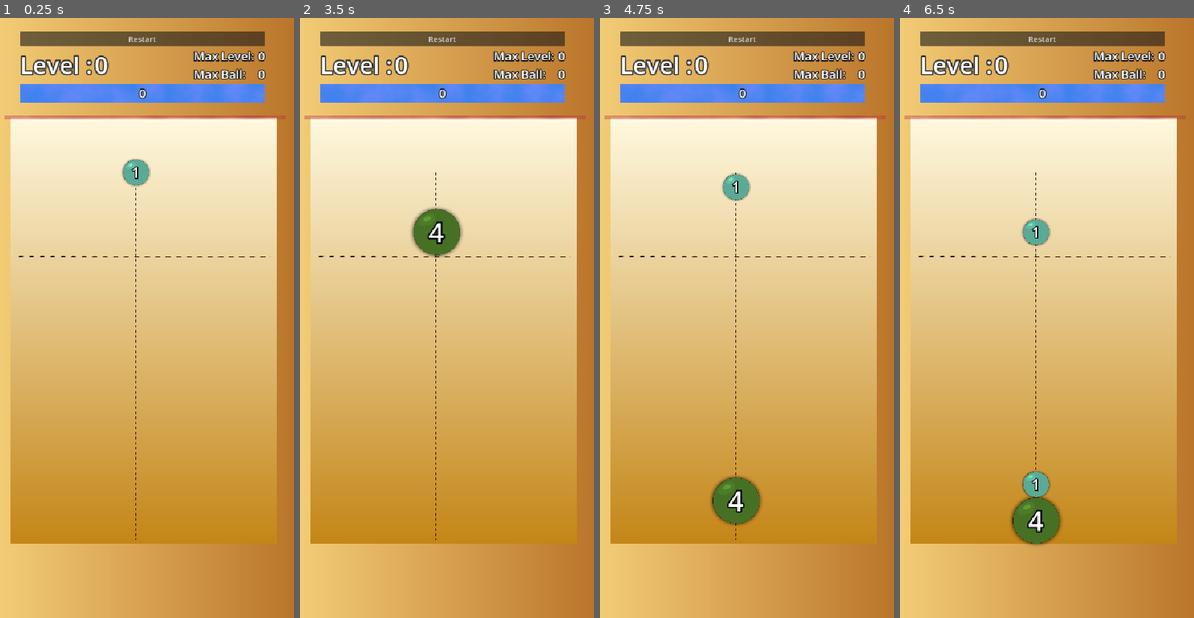
Above: before the commit, frames 1-4 (left to right).
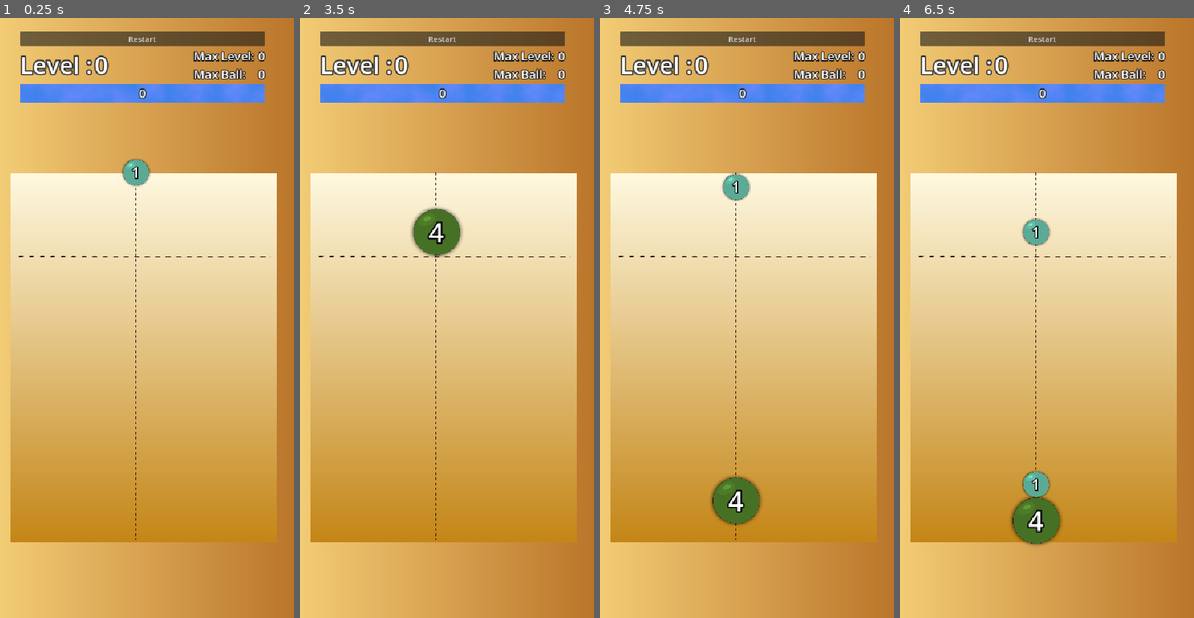
Above: after the commit, the same moments.

Repository: fteppe/ball-2048
Game: Godot game, scene res://MainMap.tscn
The game is run twice, just before and just after one commit, with the same random seed, the same clock (stepped at 60 frames per second) and the same inputs.
Inputs (mouse positions are in pixels of both pictures, inside the frame that each line leads up to):
- Up to frame 1 (0.25 s): no input
- Up to frame 2 (3.5 s): click "Restart" at 0.5 s; click "Restart" at 1.25 s; click "Restart" at 2 s; tap Enter at 2.75 s; move the mouse to (508, 288) at 2.77 s; click (508, 288) at 2.92 s
- Up to frame 3 (4.75 s): move the mouse to (679, 348) at 3.52 s; click (679, 348) at 3.67 s; move the mouse to (770, 186) at 4.27 s; click (770, 186) at 4.42 s
- Up to frame 4 (6.5 s): move the mouse to (1026, 438) at 5.02 s; click (1026, 438) at 5.17 s; move the mouse to (1132, 408) at 5.77 s; click (1132, 408) at 5.92 s

The runs differ from the first frame. In frame 1, 12% of the frame differs, in the area x 1-98%, y 16-88%; in frame 2, 13%; in frame 3, 12%; in frame 4, 13%.

Commit message:
various fixes, death imunity for the ball, fixes to death zone and font calc

Diff:
--- a/Ball.tscn
+++ b/Ball.tscn
@@ -151,6 +151,7 @@
 max_contacts_reported = 5
 script = ExtResource("1_gk6bx")
 rank_colors = Array[Color]([Color(0.48061204, 0.9063473, 0.79755753, 1), Color(0.8352941, 0.3647059, 0.8352941, 1), Col …(498 unchanged characters)…
+death_imunity_time_msec = 2000
 
 [node name="CollisionShape2D" type="CollisionShape2D" parent="." unique_id=704621146]
 shape = SubResource("CircleShape2D_pa54t")
--- a/DeathZone.tscn
+++ b/DeathZone.tscn
@@ -5,16 +5,6 @@
 
 [sub_resource type="RectangleShape2D" id="RectangleShape2D_jvtl2"]
 size = Vector2(555.5, 5)
-
-[sub_resource type="Gradient" id="Gradient_j53p1"]
-colors = PackedColorArray(0.61, 0.1159, 0.255895, 0.45490196, 0.77, 0.21559997, 0.2710399, 0.34117648)
-
-[sub_resource type="FastNoiseLite" id="FastNoiseLite_jvtl2"]
-
-[sub_resource type="NoiseTexture2D" id="NoiseTexture2D_j53p1"]
-height = 10
-noise = SubResource("FastNoiseLite_jvtl2")
-color_ramp = SubResource("Gradient_j53p1")
 
 [sub_resource type="RectangleShape2D" id="RectangleShape2D_j53p1"]
 size = Vector2(555.5, 845)
@@ -34,16 +24,11 @@
 end_cap_mode = 2
 
 [node name="DeathZone" type="Area2D" parent="." unique_id=1206681847]
-position = Vector2(1, 35)
+position = Vector2(-2, 140)
 
 [node name="CollisionShape2D" type="CollisionShape2D" parent="DeathZone" unique_id=1631643386]
 position = Vector2(279, -309)
 shape = SubResource("RectangleShape2D_jvtl2")
-
-[node name="Sprite2D" type="Sprite2D" parent="DeathZone" unique_id=980482684]
-position = Vector2(279.00003, -309.00003)
-scale = Vector2(1.0817815, -0.71923995)
-texture = SubResource("NoiseTexture2D_j53p1")
 
 [node name="AliveZone" type="Area2D" parent="." unique_id=1271297322]
 
--- a/MainMap.tscn
+++ b/MainMap.tscn
@@ -44,9 +44,9 @@
 texture = SubResource("GradientTexture2D_h7suj")
 
 [node name="Background" type="Sprite2D" parent="." unique_id=1255627473]
-position = Vector2(268, 226.7)
+position = Vector2(268, 280.255)
 rotation = -1.5707965
-scale = Vector2(13.105, 8.213)
+scale = Vector2(11.335, 8.213)
 texture = SubResource("GradientTexture2D_x4u1r")
 
 [node name="Left" type="StaticBody2D" parent="." unique_id=437479823]
--- a/ball.gd
+++ b/ball.gd
@@ -5,6 +5,7 @@
 
 @export var rank : int = 1
 @export var rank_colors : Array[Color]
+@export var death_imunity_time_msec : int = 0
 @onready var timer = $Timer
 
 var ball_scene : PackedScene = load("res://Ball.tscn")
@@ -15,6 +16,7 @@
 var max_time_death_zone : float = GameModeBall.get_death_time()
 var death_zone_time : float = 0.
 var is_dying : bool = false
+var start_living : int = 0
 
 func get_radius():
 	return ($CollisionShape2D.shape as CircleShape2D).radius
@@ -23,7 +25,7 @@
 	%BallNumber.text = str(number)
 	var font_size = 59
 	%BallNumber.add_theme_font_size_override("normal_font_size", font_size)
-	while %BallNumber.get_theme_font("normal_font").get_string_size(%BallNumber.text,%BallNumber.horizontal_alignment, -1, font_size).x > %BallNumber.get_content_width():
+	while %BallNumber.get_theme_font("normal_font").get_string_size(%BallNumber.text,%BallNumber.horizontal_alignment, -1, font_size).x > %BallNumber.get_content_width() && font_size > 1:
 		font_size -= 1
 		%BallNumber.add_theme_font_size_override("normal_font_size", font_size)
 
@@ -59,21 +61,20 @@
 	$Visuals/AnimationPlayer.play("fuze_anim")
 	$Visuals/VisualAnimRoot/CPUParticles2D.restart()
 
-
-
 # Called when the node enters the scene tree for the first time.
 func _ready():
 	initial_rotation = $Visuals/VisualAnimRoot/Sprite2D.global_rotation
 	initial_collider_radius = 51
 	GameModeBall.ball_died.connect(game_over)
 	update_size_from_rank()
+	start_living = Time.get_ticks_msec()
 	pass # Replace with function body.
 
 func die():
 	GameModeBall.ball_died.emit(self)
 
 func start_deah():
-	if !is_dying:
+	if !is_dying && _can_die():
 		is_dying = true
 		$Visuals/AnimationPlayer.play("death")
 
@@ -105,3 +106,10 @@
 func game_over(ball : Ball):
 	timer.start(randf_range(0.1, 1.))
 	timer.timeout.connect(start_deah)
+
+func _can_die():
+	return Time.get_ticks_msec() - start_living > self.death_imunity_time_msec
+
+func drop_ball():
+	self.process_mode = Node.PROCESS_MODE_INHERIT
+	start_living = Time.get_ticks_msec()
--- a/ball_spawner.gd
+++ b/ball_spawner.gd
@@ -63,7 +63,7 @@
 			if held_ball:
 				held_ball.body_entered.connect(ball_collided)
 				held_ball.ball_destroyed_in_merge.connect(ball_collided)
-				held_ball.process_mode = Node.PROCESS_MODE_INHERIT
+				held_ball.drop_ball()
 				last_dropped_ball = held_ball
 				self.remove_child(held_ball)
 				held_ball = null
